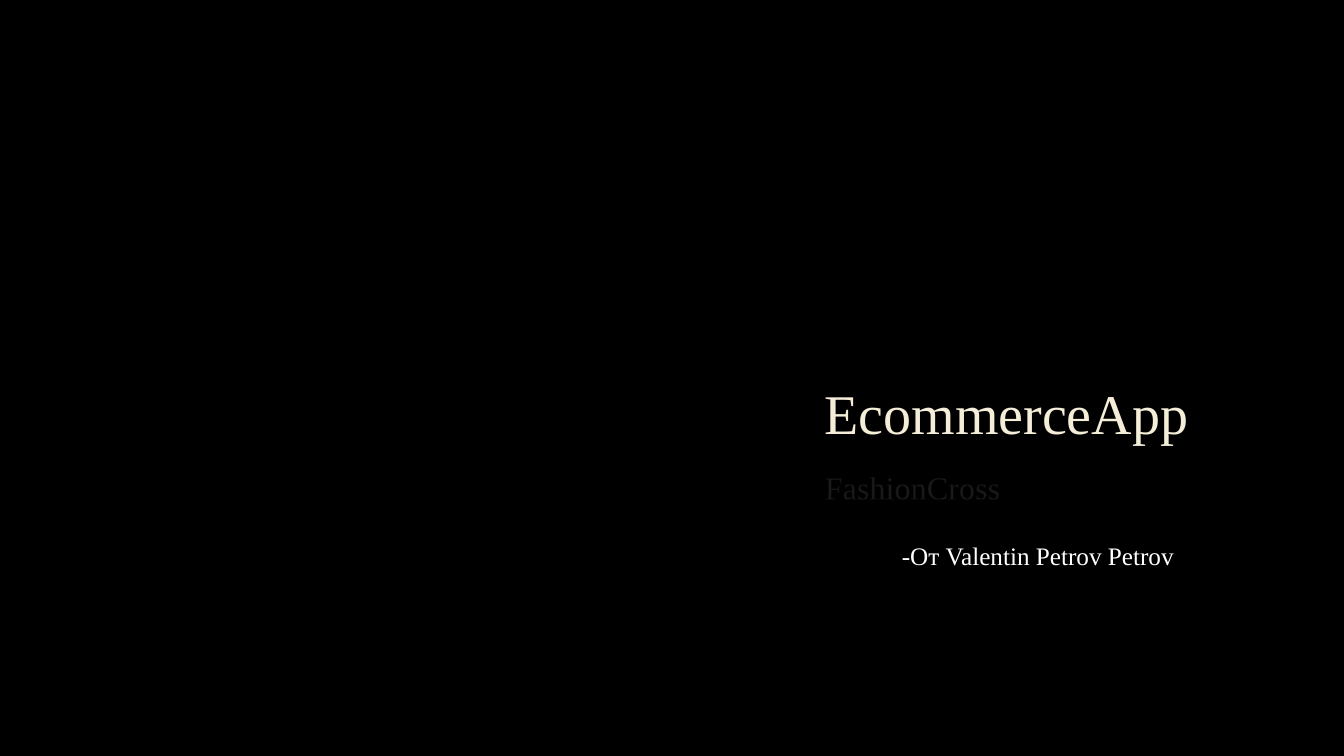
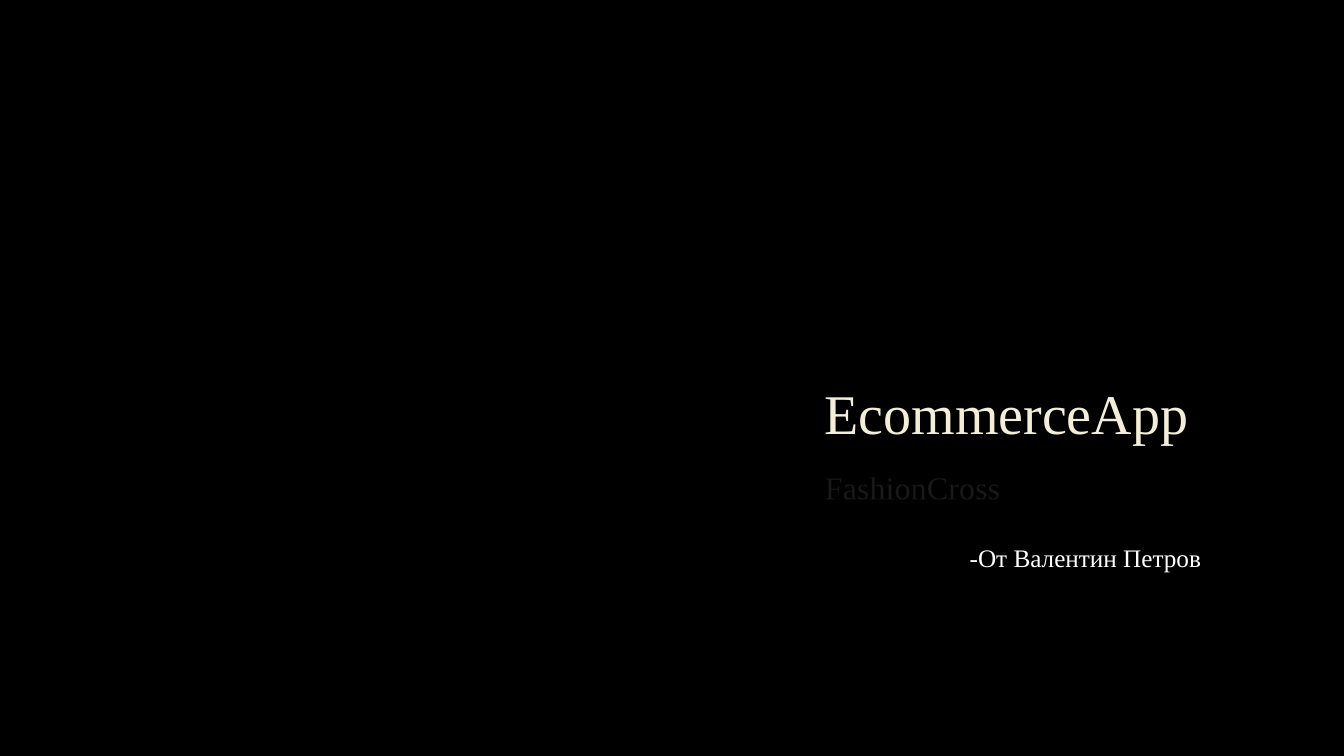
Before and after one commit to codingburgas/2223-otj-12-project-repo-csharp-VPPetrov18, a slide deck: slide 1 of Презентация/EcommerceApp.pptx. Drawn at 1344x756 pixels with LibreOffice and Linux fonts; fonts in the diff are those of the drawing; background and template pictures are left out. Boxes give left, top, right and bottom in pixels: in the first picture for what was removed or moved away, otherwise in the second. Text is boxed around its words. In the diff, an @@ line names an element or a change of style, - is before the commit and + after.

```diff
--- a/Презентация/EcommerceApp.pptx
+++ b/Презентация/EcommerceApp.pptx
@@ text at (x1=970, y1=550, x2=1201, y2=573): text changed @@
--От Valentin Petrov Petrov
+-От Валентин Петров
```
Also in this commit, not shown: 2 other files.
